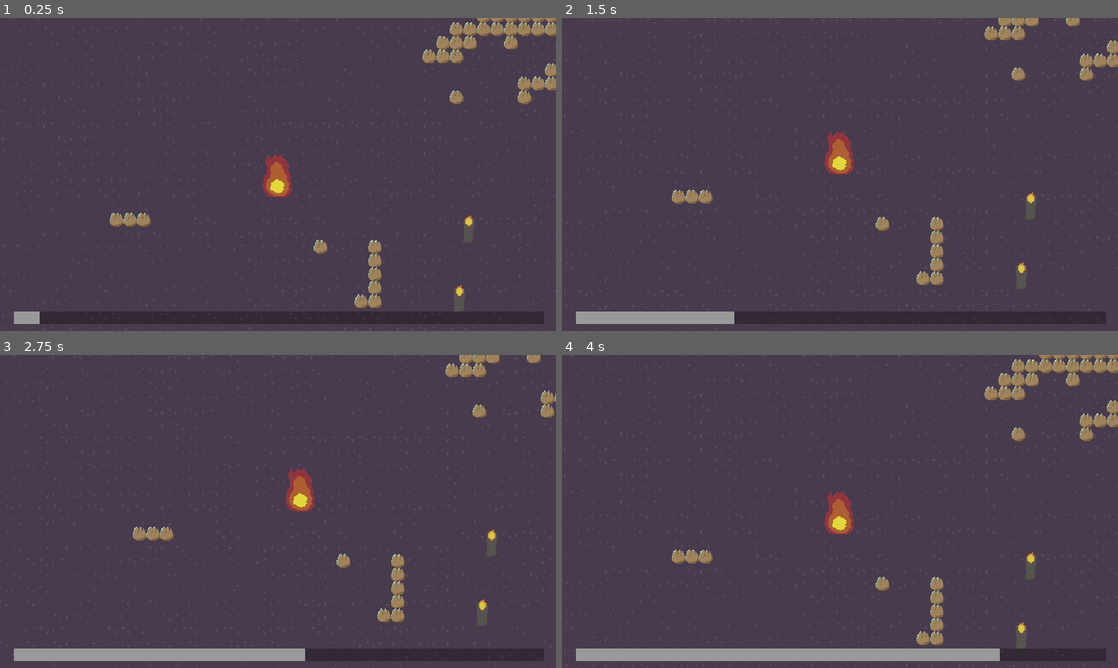
Above: before the commit, frames 1-4 (two rows, left to right).
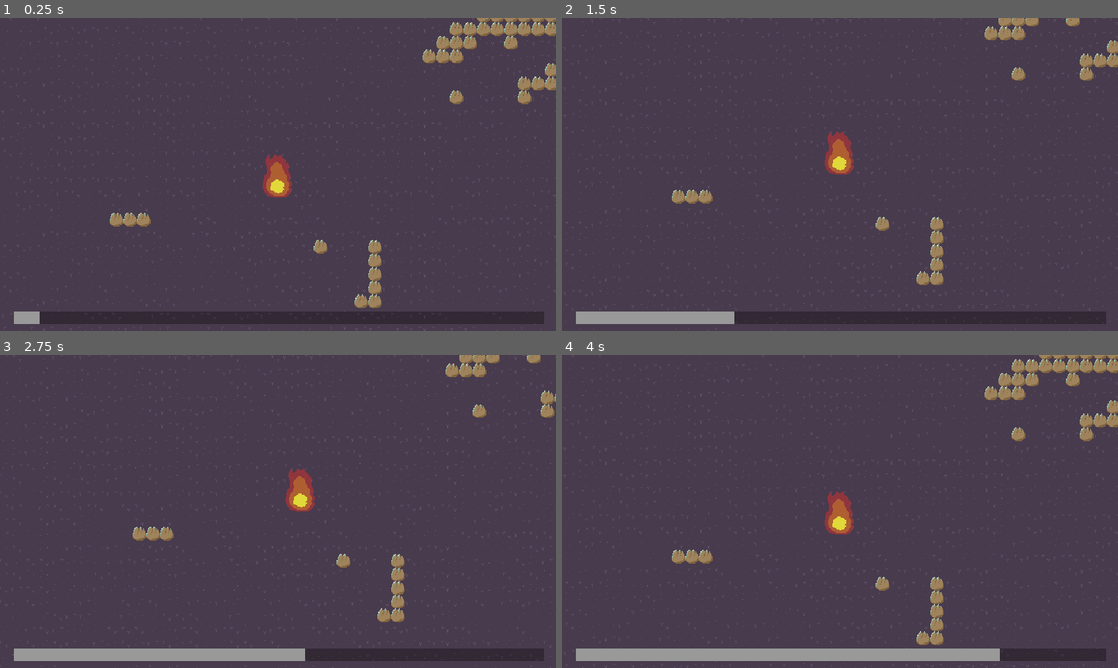
Above: after the commit, the same moments.

Repository: sushitoad/tower-defense-prototype
Game: Godot game, scene res://scenes/test_scene.tscn
The game is run twice, just before and just after one commit, with the same random seed, the same clock (stepped at 60 frames per second) and the same inputs.
Inputs (mouse positions are in pixels of both pictures, inside the frame that each line leads up to):
- Up to frame 1 (0.25 s): no input
- Up to frame 2 (1.5 s): move the mouse to (1029, 230) at 0.52 s; click (1029, 230) at 0.6 s; move the mouse to (1023, 299) at 1.27 s; tap S (CameraDown) at 1.35 s
- Up to frame 3 (2.75 s): click (461, 636) at 1.55 s; move the mouse to (333, 442) at 2.02 s; tap A (CameraLeft) at 2.1 s; click (333, 442) at 2.3 s
- Up to frame 4 (4 s): move the mouse to (812, 574) at 2.77 s; tap D (CameraRight) at 2.85 s; click (812, 574) at 3.05 s; move the mouse to (1006, 558) at 3.52 s; tap W (CameraUp) at 3.6 s; click (1006, 558) at 3.8 s

The runs differ from the first frame. In frame 1, 0.2% of the frame differs, in the area x 81-86%, y 63-94%; in frame 2, 0.2%; in frame 3, 0.2%; in frame 4, 0.2%.

Commit message:
tested new slow in scene

Diff:
--- a/scenes/BeaconBehaviors/slow_enemies_in_area_2d.tscn
+++ b/scenes/BeaconBehaviors/slow_enemies_in_area_2d.tscn
@@ -8,6 +8,7 @@
 
 [node name="SlowEnemiesInArea2D" type="Area2D"]
 script = ExtResource("1_vl46u")
+defaultEnemySlowAmount = 33.0
 
 [node name="CollisionShape2D" type="CollisionShape2D" parent="."]
 shape = SubResource("CircleShape2D_vl46u")
--- a/scenes/new_beacon.tscn
+++ b/scenes/new_beacon.tscn
@@ -1,15 +1,18 @@
-[gd_scene load_steps=5 format=3 uid="uid://cttmq4f88tp1c"]
+[gd_scene load_steps=6 format=3 uid="uid://cttmq4f88tp1c"]
 
 [ext_resource type="Script" uid="uid://b63ifx0lxk1td" path="res://scripts/new_beacon.gd" id="1_rsjmg"]
 [ext_resource type="Texture2D" uid="uid://dc5tfe3rwimm0" path="res://art/charge tower proto 1.png" id="2_7x338"]
+[ext_resource type="PackedScene" uid="uid://ba6wx2uxp2c3a" path="res://scenes/BeaconBehaviors/slow_enemies_in_area_2d.tscn" id="3_7x338"]
 
 [sub_resource type="CircleShape2D" id="CircleShape2D_b4kar"]
 
 [sub_resource type="CircleShape2D" id="CircleShape2D_rsjmg"]
 radius = 80.0
 
-[node name="new beacon" type="AnimatableBody2D" groups=["beacon"]]
+[node name="new beacon" type="AnimatableBody2D" node_paths=PackedStringArray("beaconBehaviors") groups=["beacon"]]
 script = ExtResource("1_rsjmg")
+beaconType = 5
+beaconBehaviors = [NodePath("SlowEnemiesInArea2D")]
 
 [node name="CollisionShape2D" type="CollisionShape2D" parent="."]
 shape = SubResource("CircleShape2D_b4kar")
@@ -22,5 +25,7 @@
 [node name="NearbyBeaconShape2D" type="CollisionShape2D" parent="NearbyBeaconArea2D"]
 shape = SubResource("CircleShape2D_rsjmg")
 
+[node name="SlowEnemiesInArea2D" parent="." instance=ExtResource("3_7x338")]
+
 [connection signal="body_entered" from="NearbyBeaconArea2D" to="." method="_on_nearby_beacon_area_2d_body_entered"]
 [connection signal="body_exited" from="NearbyBeaconArea2D" to="." method="_on_nearby_beacon_area_2d_body_exited"]
--- a/scenes/test_scene.tscn
+++ b/scenes/test_scene.tscn
@@ -7,10 +7,8 @@
 [ext_resource type="PackedScene" uid="uid://blkwgp5ucujp6" path="res://scenes/time_manager.tscn" id="4_6qxox"]
 [ext_resource type="PackedScene" uid="uid://nwxp6m1042v5" path="res://scenes/the_heartfire.tscn" id="4_7ddre"]
 [ext_resource type="PackedScene" uid="uid://c3ly8m2djtyo2" path="res://scenes/enemy_spawner.tscn" id="5_6qxox"]
-[ext_resource type="PackedScene" uid="uid://dncxjlgaytiy" path="res://scenes/charge_tower.tscn" id="8_h3xc6"]
-[ext_resource type="PackedScene" uid="uid://o6p8fpnya0iv" path="res://scenes/lightburn_beacon.tscn" id="10_6qxox"]
+[ext_resource type="PackedScene" uid="uid://cttmq4f88tp1c" path="res://scenes/new_beacon.tscn" id="6_h3xc6"]
 [ext_resource type="PackedScene" uid="uid://bke6wmd6gbbnp" path="res://scenes/camera.tscn" id="10_s36qc"]
-[ext_resource type="PackedScene" uid="uid://cbbl4flw5psj5" path="res://scenes/prism_beacon.tscn" id="11_6qxox"]
 
 [sub_resource type="TileSetAtlasSource" id="TileSetAtlasSource_s36qc"]
 texture = ExtResource("1_h3xc6")
@@ -61,6 +59,7 @@
 
 [node name="BeaconManager" parent="." node_paths=PackedStringArray("buildUI") instance=ExtResource("2_j8ivh")]
 unique_name_in_owner = true
+sunBeacon = ExtResource("6_h3xc6")
 buildUI = NodePath("../BuildUI")
 
 [node name="EnemySpawner" parent="." instance=ExtResource("5_6qxox")]
@@ -75,7 +74,6 @@
 enemySpawnRatio = 0.25
 timeBetweenSpawns = 15.0
 timeToIncreaseSpawns = 45.0
-activatesLater = true
 
 [node name="EnemySpawner3" parent="." instance=ExtResource("5_6qxox")]
 position = Vector2(-97, 985)
@@ -94,20 +92,5 @@
 [node name="TheHeartfire" parent="." instance=ExtResource("4_7ddre")]
 position = Vector2(598, 531)
 
-[node name="ChargeTower" parent="." instance=ExtResource("8_h3xc6")]
-position = Vector2(534, 236)
-
-[node name="ChargeTower2" parent="." instance=ExtResource("8_h3xc6")]
-position = Vector2(617, 207)
-
-[node name="LightburnBeacon" parent="." instance=ExtResource("10_6qxox")]
-position = Vector2(1042, 210)
-
 [node name="Camera2D" parent="." instance=ExtResource("10_s36qc")]
 position = Vector2(601, 541)
-
-[node name="PrismBeacon" parent="." instance=ExtResource("11_6qxox")]
-position = Vector2(823, 595)
-
-[node name="PrismBeacon2" parent="." instance=ExtResource("11_6qxox")]
-position = Vector2(812, 677)
--- a/scripts/BeaconBehaviors/slow_enemies_in_area_2d.gd
+++ b/scripts/BeaconBehaviors/slow_enemies_in_area_2d.gd
@@ -1,9 +1,14 @@
 extends Area2D
 
-
+var active: bool = false
 @export var defaultEnemySlowAmount: float
+var enemiesInRangeToSlow: Array[CharacterBody2D]
 var slowedEnemies: Array[CharacterBody2D]
 @onready var beacon: AnimatableBody2D = get_parent()
+
+func _ready() -> void:
+	beacon.on_destroyed.connect(UnslowAllEnemies)
+	beacon.on_placed.connect(Activate)
 
 func SlowEnemy(enemy: CharacterBody2D):
 	slowedEnemies.append(enemy)
@@ -13,10 +18,23 @@
 	slowedEnemies.remove_at(slowedEnemies.find(enemy))
 	enemy.speedReduction -= defaultEnemySlowAmount
 
+func UnslowAllEnemies():
+	for enemy in slowedEnemies:
+		UnslowEnemy(enemy)
+
+func Activate():
+	active = true
+	for enemy in enemiesInRangeToSlow:
+		SlowEnemy(enemy)
 
 func _on_body_entered(body: Node2D) -> void:
-	pass # adds slow to enemies once placed- can beacon script be in charge of once placed part?
-
+		if body.is_in_group("enemy"):
+			enemiesInRangeToSlow.append(body)
+			if active:
+				SlowEnemy(body)
 
 func _on_body_exited(body: Node2D) -> void:
-	pass # unslows enemies when they leave range
+	if body.is_in_group("enemy"):
+		enemiesInRangeToSlow.remove_at(enemiesInRangeToSlow.find(body))
+		if slowedEnemies.find(body) != -1:
+			UnslowEnemy(body)
--- a/scripts/beacon_manager.gd
+++ b/scripts/beacon_manager.gd
@@ -54,7 +54,7 @@
 func PlaceSpawnedBeacon():
 	beaconPlaced.emit()
 	newBeacon.on_placed.emit()
-	newBeacon.WakeThisBeacon()
+	#newBeacon.WakeThisBeacon()
 	#newBeacon.get_node("CollisionShape2D").disabled = false
 	newBeacon.find_child("RangeSprite2D").visible = false
 	newBeacon.isBeingPlaced = false
--- a/scripts/enemy.gd
+++ b/scripts/enemy.gd
@@ -90,7 +90,7 @@
 	#creates array of towers and removes dormant ones
 	var targets = get_tree().get_nodes_in_group("beacon")
 	for beacon in targets:
-		if beacon.isDestroyed or beacon.isBeingPlaced:
+		if beacon.isBeingPlaced:
 			targets.remove_at(targets.find(beacon))
 	for beacon in targets:
 		#weighs the search based on enemy personality
@@ -110,10 +110,9 @@
 		#compares beacon distances divided by allure (smaller value wins)
 		var allureToCheck: float = beacon.allure * allureMultiplier
 		if(beacon.global_position.distance_to(global_position) / allureToCheck) < (closestTarget.distance_to(global_position) / closestAllure):
-			if !beacon.isDestroyed:
-				newTarget = beacon
-				closestTarget = beacon.global_position
-				closestAllure = allureToCheck
+			newTarget = beacon
+			closestTarget = beacon.global_position
+			closestAllure = allureToCheck
 	currentTarget = newTarget
 	if currentTarget != null:
 		currentTarget.on_destroyed.connect(FindTarget)
--- a/scripts/new_beacon.gd
+++ b/scripts/new_beacon.gd
@@ -36,6 +36,7 @@
 
 
 func _ready() -> void:
+	on_placed.connect(OnPlaced)
 	nearbyBeaconShape = find_child("NearbyBeaconShape2D").shape
 	nearbyBeaconShape.radius = nearbyBeaconRadius
 	baseColor = $Sprite2D.modulate
@@ -66,7 +67,6 @@
 	print(self.name + " was just placed :)")
 	currentHealth = maxHealth
 	isBeingPlaced = false
-	on_placed.emit()
 
 func TakeDamage(damage: int):
 	currentHealth -= damage
Not shown: 1 places in scenes/test_scene.tscn that only renumber resources
